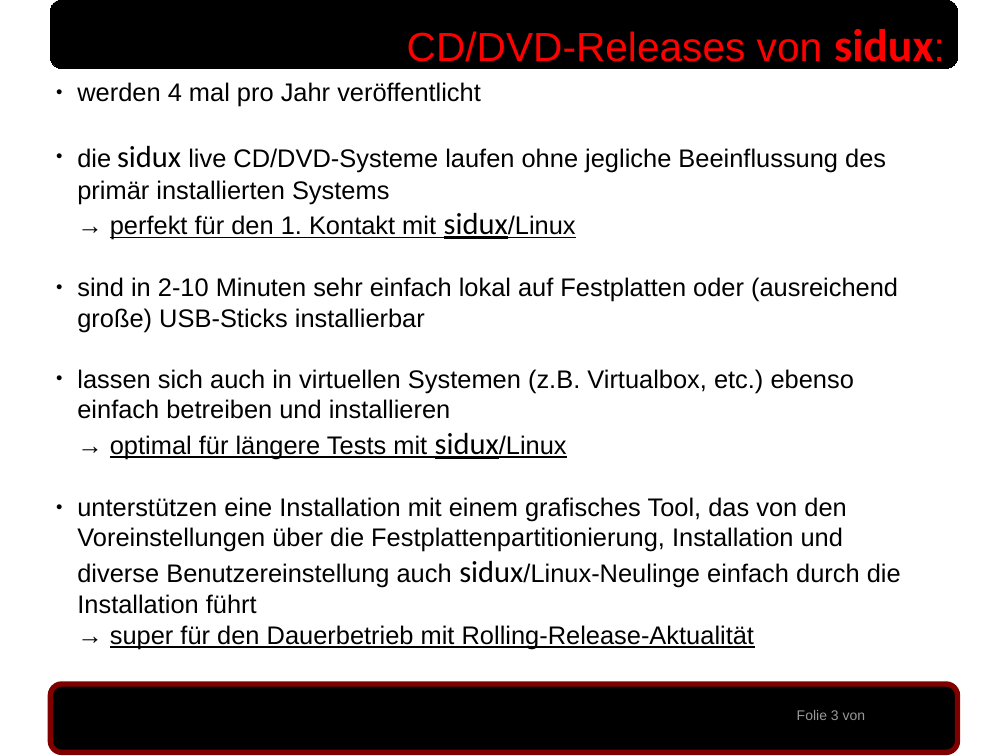
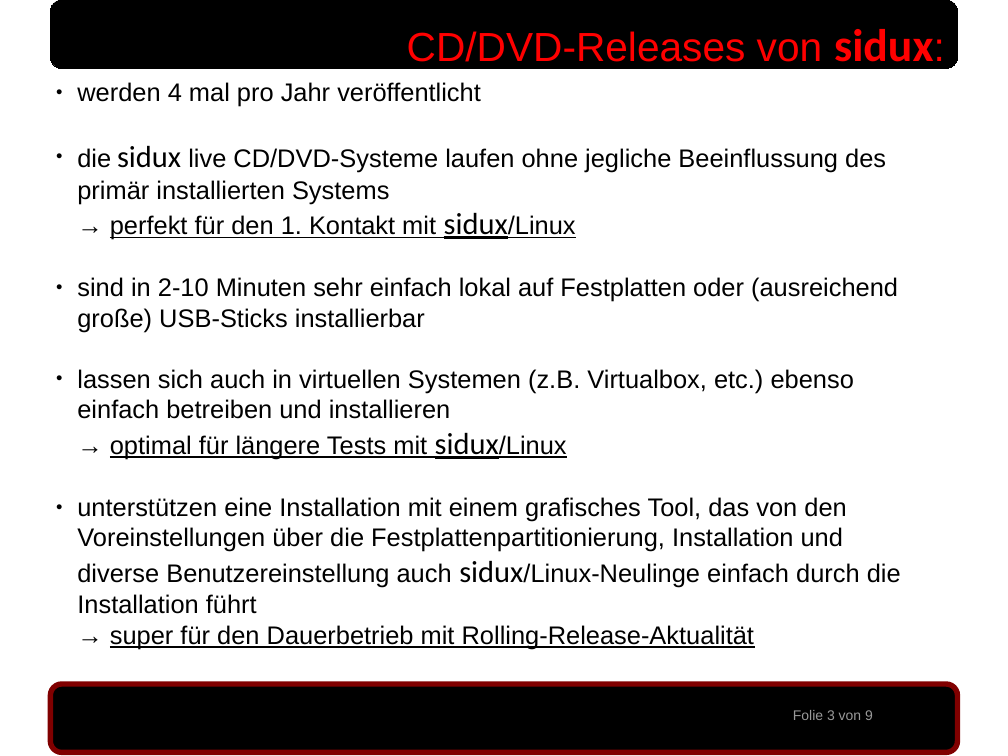
Before and after one commit to sidux-ev/praesentation, a slide deck: slide 3 of bin/sigint2010_koeln.odp. Drawn at 1008x756 pixels with LibreOffice and Linux fonts; fonts in the diff are those of the drawing; background and template pictures are left out. Boxes give left, top, right and bottom in pixels: in the first picture for what was removed or moved away, otherwise in the second. Text is boxed around its words. In the diff, an @@ line names an element or a change of style, - is before the commit and + after.

```diff
--- a/bin/sigint2010_koeln.odp
+++ b/bin/sigint2010_koeln.odp
@@ text at [793, 710, 873, 720]: text changed @@
-Folie 3 von
+Folie 3 von 9
```
Also in this commit, not shown: 8 other slides changed, 4 other files.
